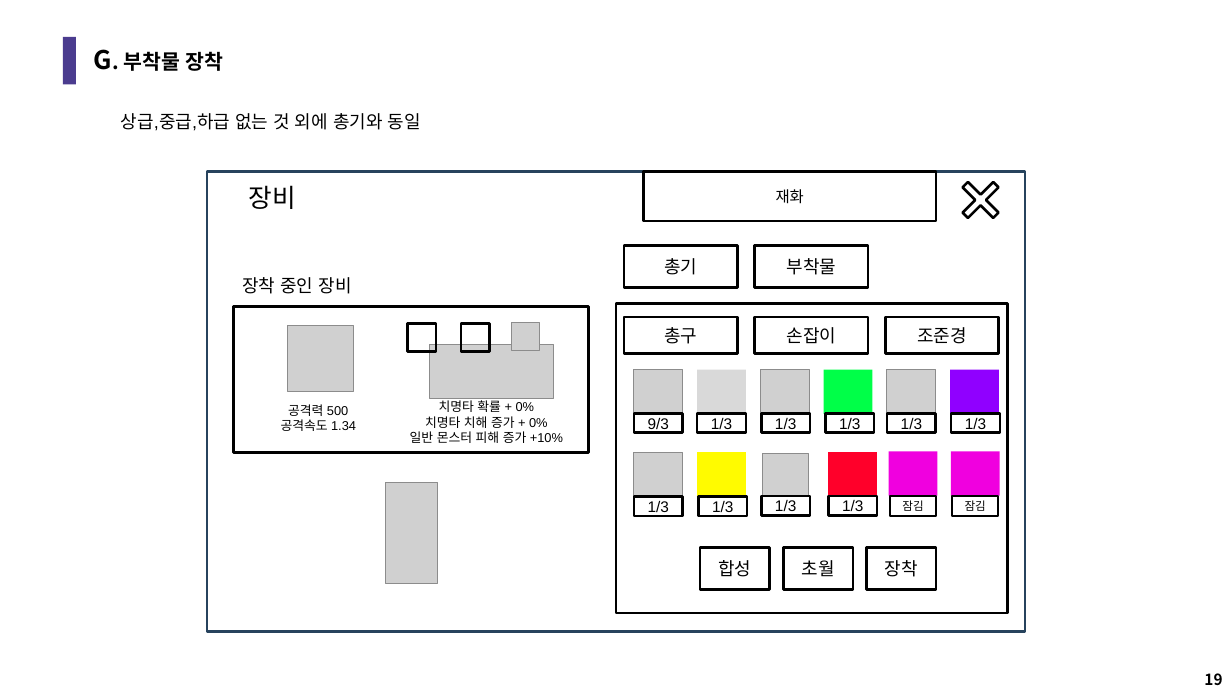
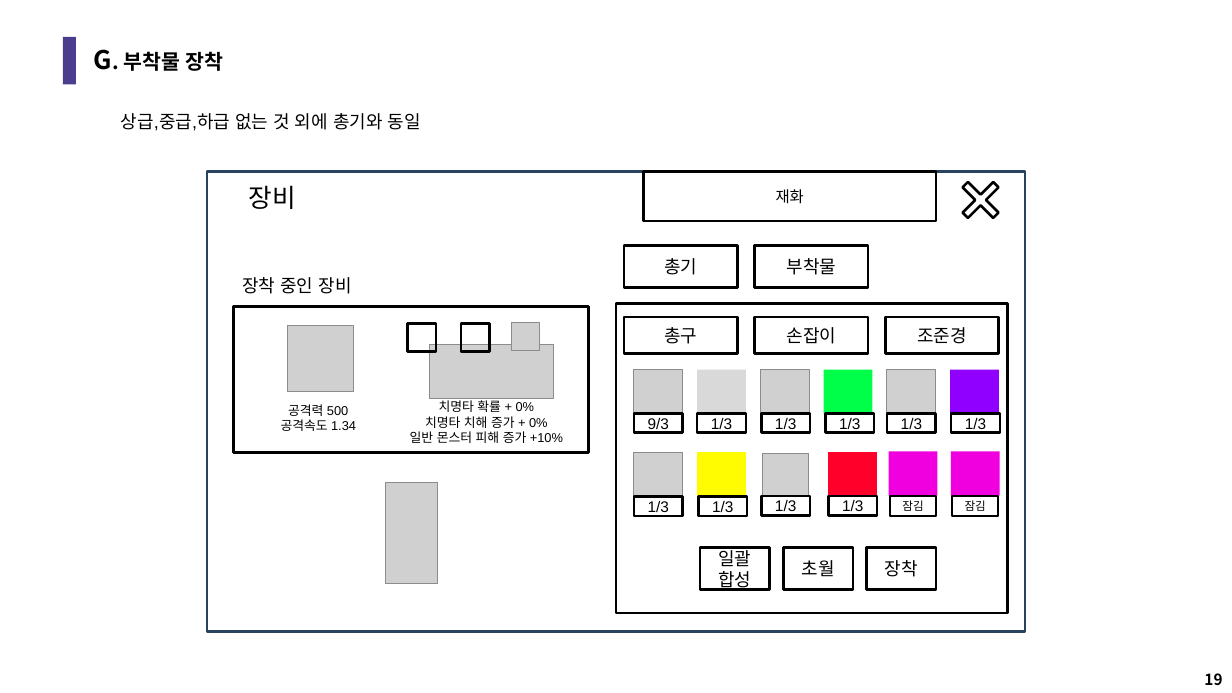
Before and after one commit to LuBly/Team_Pearl, a slide deck: slide 19 of GameDesign/팀펄_UI기획.pptx. Drawn at 1232x693 pixels with LibreOffice and Linux fonts; fonts in the diff are those of the drawing; grey boxes stand for pictures. Boxes give left, top, right and bottom in pixels: in the first picture for what was removed or moved away, otherwise in the second. Text is boxed around its words. In the diff, an @@ line names an element or a change of style, - is before the commit and + after.

```diff
--- a/GameDesign/팀펄_UI기획.pptx
+++ b/GameDesign/팀펄_UI기획.pptx
@@ text in rectangle at (718, 546, 751, 567): paragraph added @@
+일괄
```
Also in this commit, not shown: 1 other slide changed.
